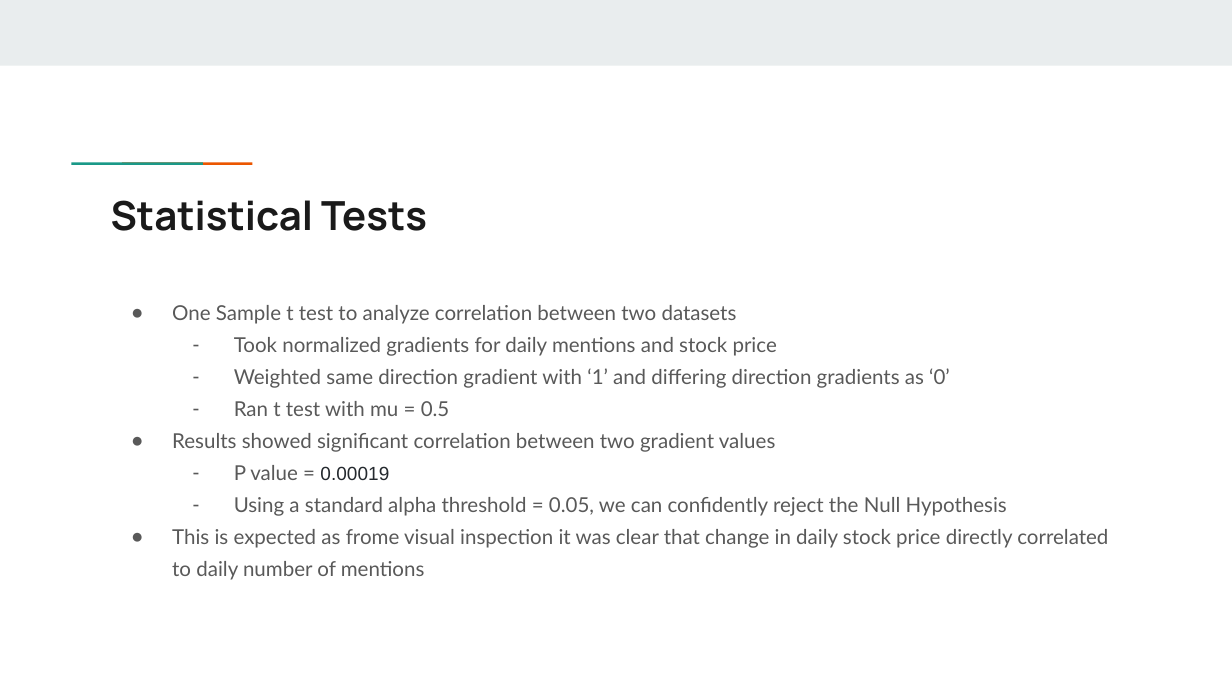
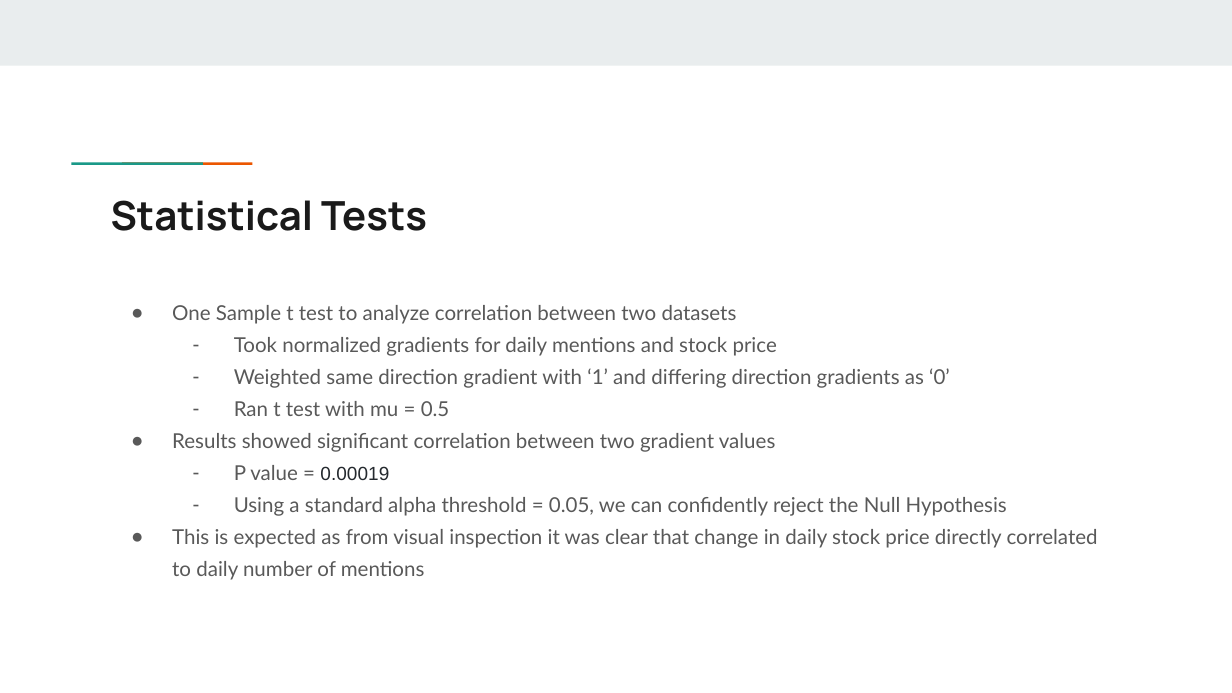
Before and after one commit to adkap2/Stock_Analysis, a slide deck: slide 8 of WallStreetBets Analysis Presentation.pptx. Drawn at 1232x693 pixels with LibreOffice and Linux fonts; fonts in the diff are those of the drawing. Boxes give left, top, right and bottom in pixels: in the first picture for what was removed or moved away, otherwise in the second. Text is boxed around its words. In the diff, an @@ line names an element or a change of style, - is before the commit and + after.

Commit message:
PPT

```diff
--- a/WallStreetBets Analysis Presentation.pptx
+++ b/WallStreetBets Analysis Presentation.pptx
@@ text at (x1=172, y1=529, x2=1098, y2=580): text changed @@
-● This is expected as frome visual inspection it was clear that change in daily stock price directly correlated to daily number of mentions
+● This is expected as from visual inspection it was clear that change in daily stock price directly correlated to daily number of mentions
```
Also in this commit, not shown: 1 other slide changed.
